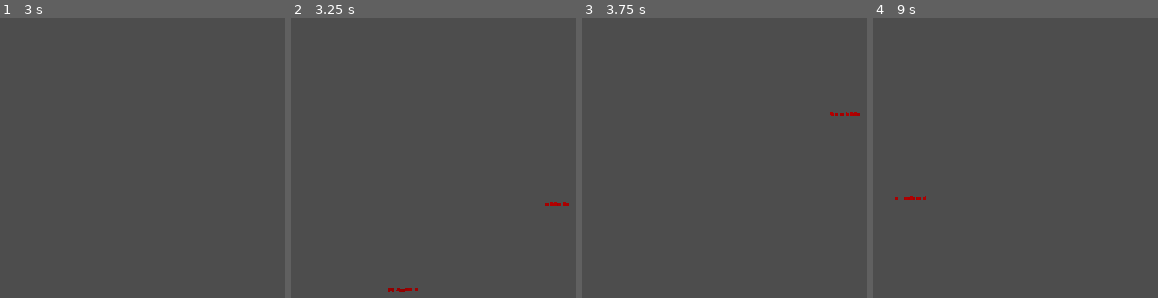
Above: before the commit, frames 1-4 (left to right).
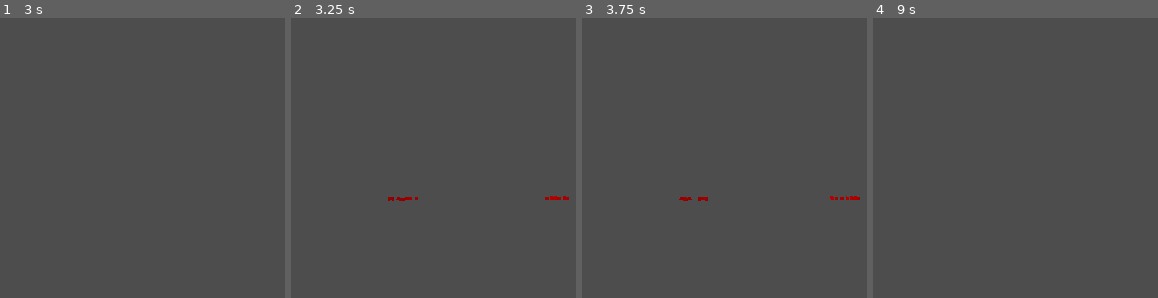
Above: after the commit, the same moments.

Repository: zzzcta/BloodRunner
Game: Godot game, scene res://Mapas/test.tscn
The game is run twice, just before and just after one commit, with the same random seed, the same clock (stepped at 60 frames per second) and the same inputs. The project has no main scene, so this scene is started directly.
Inputs (mouse positions are in pixels of both pictures, inside the frame that each line leads up to):
- Up to frame 1 (3 s): tap Enter at 0.5, 2 s; move the mouse to (outside the picture) at 0.52 s; hold D (move_right) 0.53-2.03 s; click (outside the picture) at 0.6 s; tap Space (jump) at 0.77, 1.25, 1.52, 2.75 s; move the mouse to (179, 216) at 1.27 s; click (179, 216) at 1.35 s; move the mouse to (outside the picture) at 2.02 s; hold A (move_left) 2.03-2.78 s; right-click (outside the picture) at 2.1 s; click (outside the picture) at 2.3 s; move the mouse to (276, 270) at 2.77 s; hold D (move_right) from 2.78 s (still down); tap Q (transform) at 2.85 s
- Up to frame 2 (3.25 s): keep holding D (move_right); tap Space (jump) at 3.02 s; click (567, 270) at 3.05 s
- Up to frame 3 (3.75 s): keep holding D (move_right); move the mouse to (outside the picture) at 3.52 s; click (outside the picture) at 3.6 s
- Up to frame 4 (9 s): tap Space (jump) at 3.77, 4.52, 6.02, 6.77, 7.25, 7.52 s; move the mouse to (989, 144) at 4.27 s; release D (move_right) at 4.28 s; hold A (move_left) 4.28-5.03 s; click (989, 144) at 4.35 s; move the mouse to (outside the picture) at 5.02 s; hold D (move_right) 5.03-5.78 s; right-click (outside the picture) at 5.1 s; click (outside the picture) at 5.3 s; move the mouse to (1083, 107) at 5.77 s; hold A (move_left) 5.78-7.28 s; tap Q (transform) at 5.85, 8.85 s; click (1083, 107) at 6.05 s; tap Enter at 6.5 s; move the mouse to (outside the picture) at 6.52 s; click (outside the picture) at 6.6 s; move the mouse to (1052, 216) at 7.27 s; hold D (move_right) from 7.28 s (still down); click (1052, 216) at 7.35 s; move the mouse to (outside the picture) at 8.02 s; right-click (outside the picture) at 8.1 s; click (outside the picture) at 8.3 s; move the mouse to (1149, 270) at 8.77 s

Frame 1 is identical in both runs. In frame 2, 0.4% of the frame differs, in the area x 34-98%, y 63-98%; in frame 3, 0.3%; in frame 4, less than 0.1%.
Error after the commit: Invalid assignment of property or key 'is_base_attacking' with value of type 'bool' on a base object of type 'CharacterBody2D (Player)'. (res://_Scripts/player…

Commit message:
Update base_attack.gd

Diff:
--- a/_Scripts/player/base_attack.gd
+++ b/_Scripts/player/base_attack.gd
@@ -6,9 +6,11 @@
 
 	actor.play_animation("BaseAttack")
 
+	actor.is_base_attacking = true
 	actor.can_base_attack = false
-	await get_tree().create_timer(actor.base_attack_cooldown).timeout
+	await get_tree().create_timer(0.7).timeout
 	actor.can_base_attack = true
+	actor.is_base_attacking = false
 
 func update(_delta: float):
 
@@ -17,13 +19,13 @@
 
 func physics_update(delta: float) -> void:
 
-	if actor.is_on_floor() and actor.velocity.x == 0:
+	if actor.is_on_floor() and actor.velocity.x == 0 and !actor.is_base_attacking:
 		transition_to("idle")
 
-	if actor.is_on_floor() and (abs(actor.velocity.x) > 0):
+	if actor.is_on_floor() and (abs(actor.velocity.x) > 0) and !actor.is_base_attacking:
 		transition_to("move")
 
-	if actor.on_air:
+	if actor.on_air and !actor.is_base_attacking:
 		transition_to("jump")
 
 	# Aplicamos gravedad para asegurarnos de que el jugador se mantenga en el suelo
